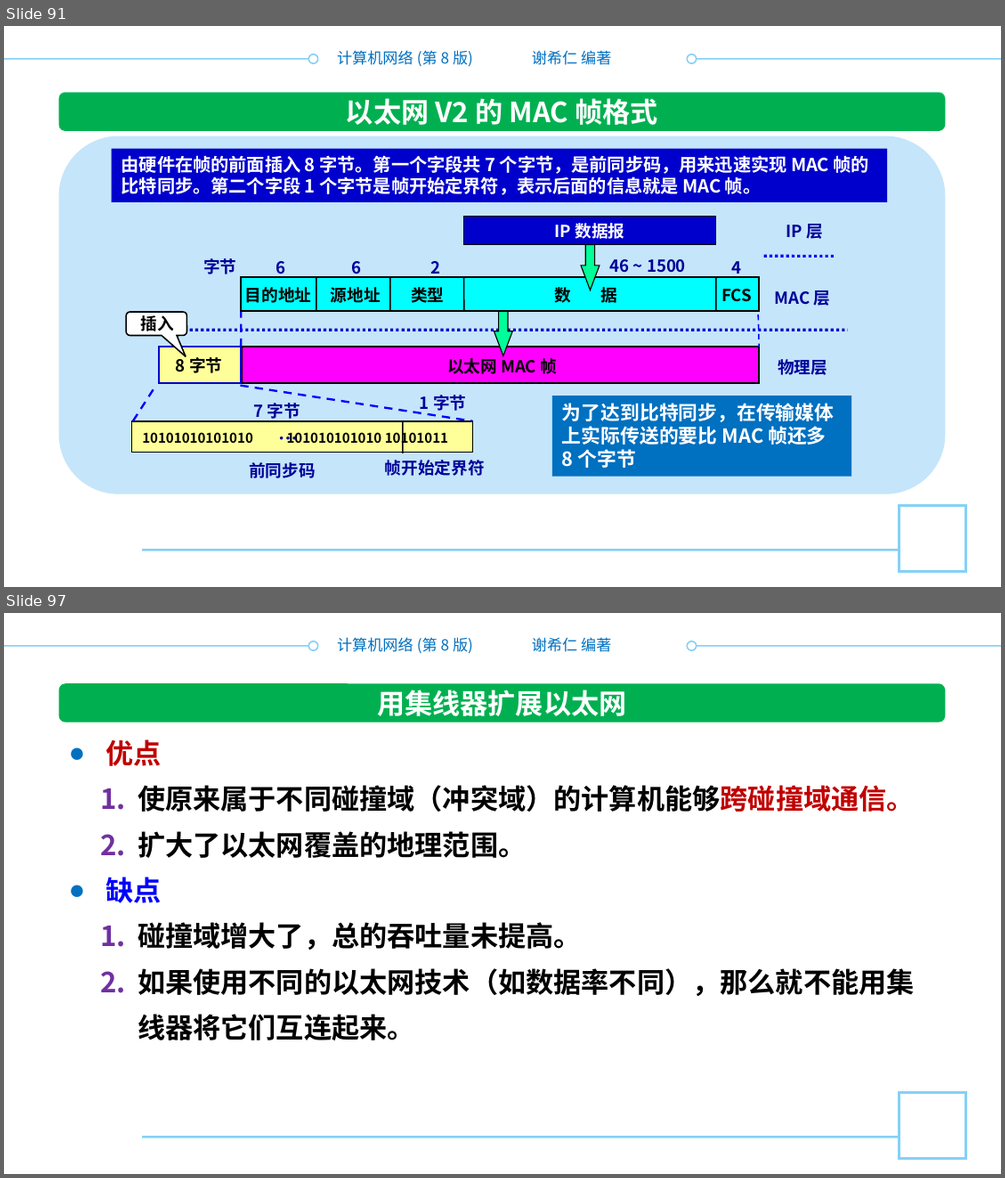
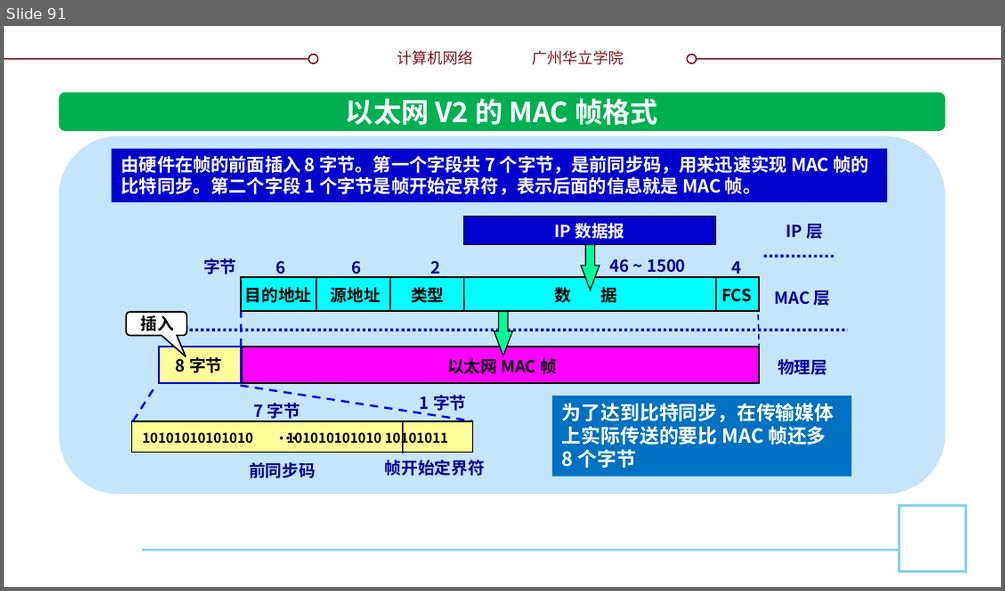
Before and after one commit to glplaman/glplaman.github.io, a slide deck: network/ppt/chap3.pptx. Shown one above the other, each under a label of ours: slides 91 and 97 before the commit, slide 91 after it; the slides between them are not shown. The pictures are 1005x1178 and 1005x591 pixels, drawn with LibreOffice and Linux fonts; fonts in the diff are those of the drawing; background and template pictures are left out. Boxes give left, top, right and bottom in pixels: in the first picture for what was removed or moved away, otherwise in the second. Text is boxed around its words. In the diff, an @@ line names an element or a change of style, - is before the commit and + after.

```diff
--- a/network/ppt/chap3.pptx
+++ b/network/ppt/chap3.pptx
@@ slide 97 removed at (4, 613, 1001, 1174), background #FFFFFF; not listed: 9 template elements that a slide beside it also shows @@
@@ rounded rectangle removed at (59, 684, 945, 722) @@
@@ text removed at (377, 690, 626, 716) @@
-用集线器扩展以太网
@@ text removed at (106, 739, 914, 1040) @@
-● 优点
-1. 使原来属于不同碰撞域（冲突域）的计算机能够跨碰撞域通信。
-2. 扩大了以太网覆盖的地理范围。
-● 缺点
-1. 碰撞域增大了，总的吞吐量未提高。
-2. 如果使用不同的以太网技术（如数据率不同），那么就不能用集线器将它们互连起来。
@@ slide 91 changed as well @@
@@ text at (396, 50, 473, 65): text changed; text colour #0070C0 to #7F131F @@
-计算机网络 (第 8 版)
+计算机网络
@@ text at (532, 50, 623, 65): text changed; text colour #0070C0 to #7F131F @@
-谢希仁 编著
+广州华立学院
@@ line (4, 59) - (318, 59): stroke #84CFF5 1 pt to #7F131F 1 pt @@
@@ ellipse at (309, 54, 318, 62): outline #84CFF5 1 pt to #7F131F 1 pt @@
@@ ellipse at (687, 54, 696, 62): outline #84CFF5 1 pt to #7F131F 1 pt @@
@@ line (687, 59) - (1001, 59): stroke #84CFF5 1 pt to #7F131F 1 pt @@
```
Also in this commit, not shown: 148 other slides changed, 2 slides added, 1 other slide removed, 9 other files.
